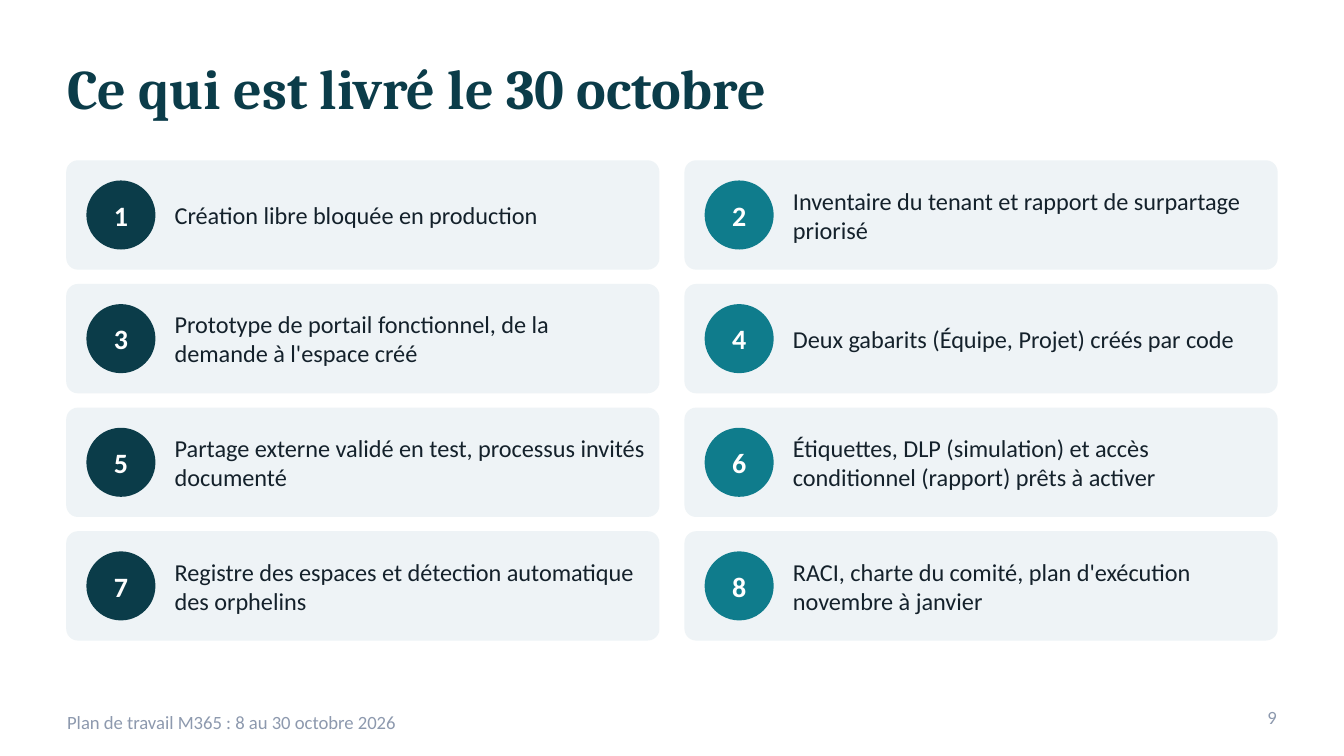
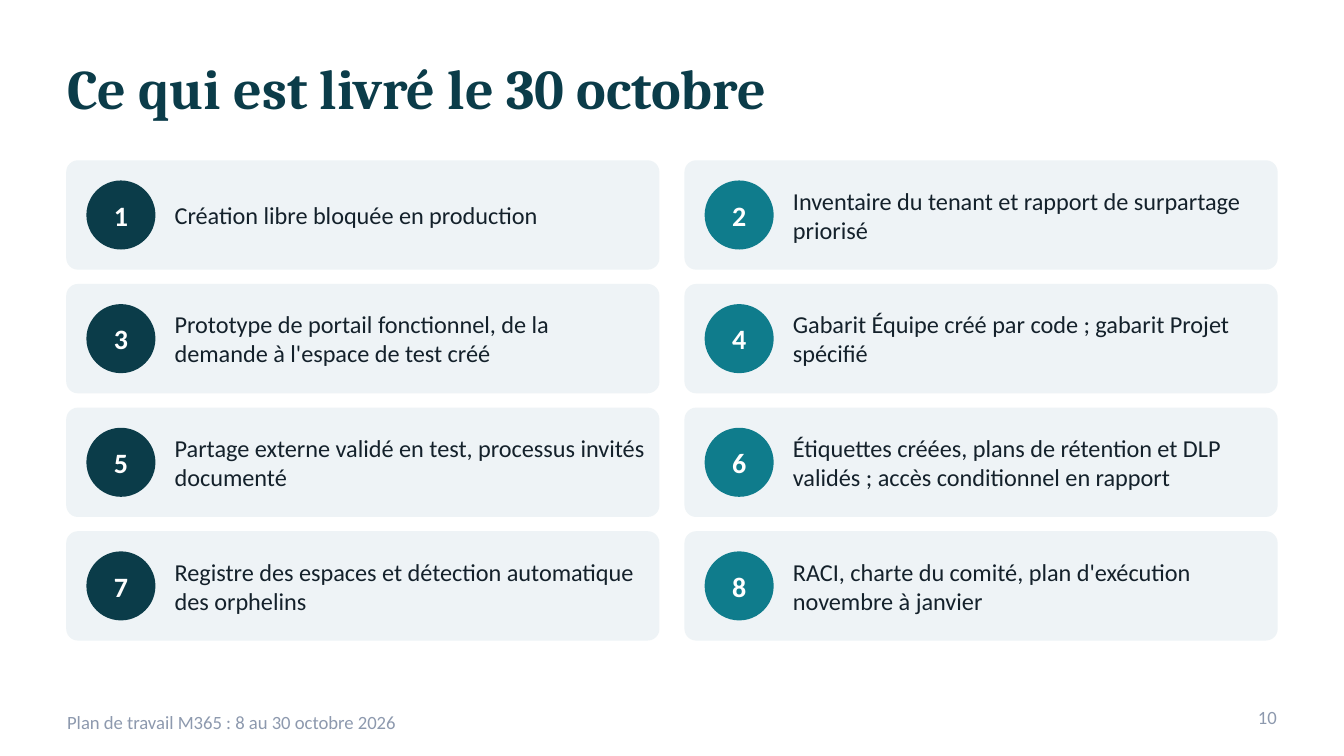
Before and after one commit to SEMTech42/DEV_Copilot, a slide deck: slide 10 of Presentation-Plan-Octobre-M365.pptx (slide 9 before the commit). Drawn at 1344x756 pixels with LibreOffice and Linux fonts; fonts in the diff are those of the drawing. Boxes give left, top, right and bottom in pixels: in the first picture for what was removed or moved away, otherwise in the second. Text is boxed around its words. In the diff, an @@ line names an element or a change of style, - is before the commit and + after.

```diff
--- a/Presentation-Plan-Octobre-M365.pptx
+++ b/Presentation-Plan-Octobre-M365.pptx
@@ text at [175,316,549,366]: text changed @@
-Prototype de portail fonctionnel, de la demande à l'espace créé
+Prototype de portail fonctionnel, de la demande à l'espace de test créé
@@ text at [793,314,1229,366]: text changed @@
-Deux gabarits (Équipe, Projet) créés par code
+Gabarit Équipe créé par code ; gabarit Projet spécifié
@@ text at [793,437,1221,490]: text changed @@
-Étiquettes, DLP (simulation) et accès conditionnel (rapport) prêts à activer
+Étiquettes créées, plans de rétention et DLP validés ; accès conditionnel en rapport
@@ page number at [1258,712,1277,724]: text changed @@
-9
+10
```
Also in this commit, not shown: 7 other slides changed, 2 slides added, 1 slide removed, 1 other file.
